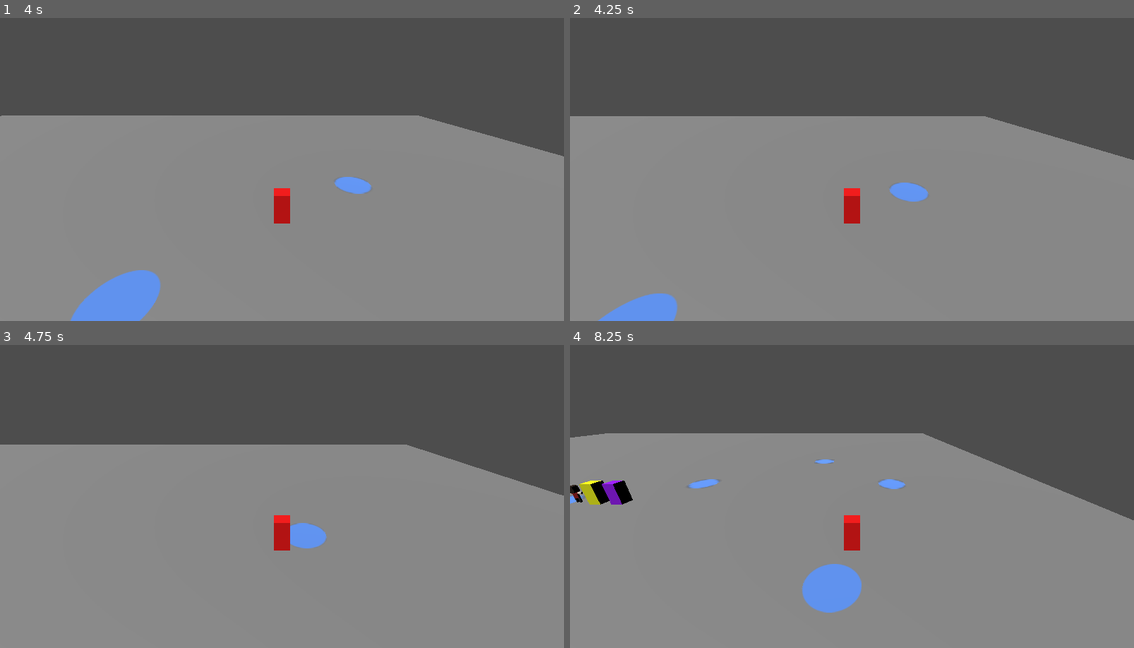
Above: before the commit, frames 1-4 (two rows, left to right).
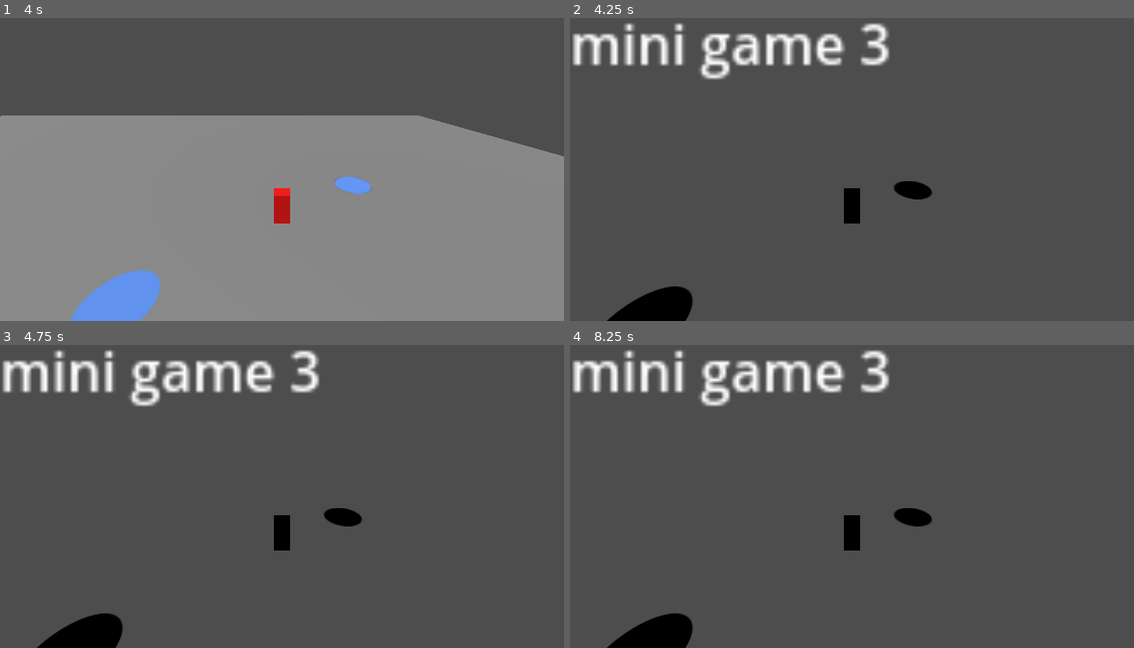
Above: after the commit, the same moments.

Repository: JoaoHenriqueProg/Frenesi-Mania
Game: Godot game, scene res://Scenes/BoardProto/BoardProto.tscn
Two runs of this game, one before a commit and one after it. Both use one fixed random seed, a clock stepped at 60 frames per second and the inputs below.
Inputs:
- Up to frame 1 (4 s): tap Space (jump) at 0.77, 1.52, 3.02, 3.77 s
- Up to frame 2 (4.25 s): tap 1 (DEBUG 1, bound only after the commit) at 4.15 s
- Up to frame 3 (4.75 s): tap Space (jump) at 4.52 s
- Up to frame 4 (8.25 s): tap Space (jump) at 6.02, 6.77, 7.52 s

Frame 1 is identical in both runs. In frame 2, 70% of the frame differs, in the area x 0-100%, y 1-100%; in frame 3, 69%; in frame 4, 70%.

Commit message:
feat: AutoLoad Globals e alternamento entre tabuleiro e minigame

Diff:
--- /dev/null
+++ b/AutoLoads/Globals.gd
@@ -0,0 +1,36 @@
+extends Node
+
+enum States {
+	InMainGame,
+	InMiniGame
+}
+var state = States.InMainGame
+
+func _process(delta: float) -> void:
+	# SÓ PRA DEBUG, TIRAR DEPOIS
+	if state == States.InMiniGame:
+		if Input.is_action_just_pressed("DEBUG 1"):
+			get_parent().get_node("MiniGame").queue_free()
+			get_parent().get_node("MainGame").set_process(true)
+			get_parent().get_node("MainGame").visible = true
+
+			# TODO: esse aqui não dura nem mais dois dias sem quebrar o jogo todo
+			get_parent().get_node("MainGame/Players/Player 1/Camera3D").current = true
+
+			state = States.InMainGame
+
+var minigames = [
+	preload("res://Scenes/Minigames/Example1/MGExample1.tscn"),
+	preload("res://Scenes/Minigames/Example2/MGExample2.tscn"),
+	preload("res://Scenes/Minigames/Example3/MGExample3.tscn")
+]
+
+func start_rand_minigame():
+	var rng = RandomNumberGenerator.new()
+	var new_mg = minigames[rng.randi() % minigames.size()]
+	get_parent().get_node("MainGame").set_process(false)
+	get_parent().get_node("MainGame").visible = false
+	var mg_node = new_mg.instantiate()
+	get_parent().add_child(mg_node)
+
+	state = States.InMiniGame
--- a/Scenes/BoardProto/BoardProto.gd
+++ b/Scenes/BoardProto/BoardProto.gd
@@ -58,6 +58,9 @@
 func _process(delta: float) -> void:
 	global_delta = delta
 
+	if Input.is_action_just_pressed("DEBUG 1"):
+		Globals.start_rand_minigame()
+
 	if board_state == BoardState.WaitingPlayerJump:
 		rotate_dice()
 		if Input.is_action_just_pressed("jump"):
--- /dev/null
+++ b/Scenes/Minigames/Example1/MGExample1.tscn
@@ -0,0 +1,9 @@
+[gd_scene format=3 uid="uid://bnekj0rgau10x"]
+
+[node name="MiniGame" type="Node2D"]
+
+[node name="Label" type="Label" parent="."]
+offset_right = 40.0
+offset_bottom = 23.0
+scale = Vector2(6.92, 6.92)
+text = "mini game 1"
--- /dev/null
+++ b/Scenes/Minigames/Example2/MGExample2.tscn
@@ -0,0 +1,13 @@
+[gd_scene load_steps=2 format=3 uid="uid://cs86cvmncfq6u"]
+
+[sub_resource type="TextMesh" id="TextMesh_arnhr"]
+text = "mini game 2"
+
+[node name="MiniGame" type="Node3D"]
+
+[node name="MeshInstance3D" type="MeshInstance3D" parent="."]
+mesh = SubResource("TextMesh_arnhr")
+
+[node name="Camera3D" type="Camera3D" parent="."]
+transform = Transform3D(1, 0, 0, 0, 1, 0, 0, 0, 1, 0, 0, 1.18571)
+current = true
--- /dev/null
+++ b/Scenes/Minigames/Example3/MGExample3.tscn
@@ -0,0 +1,10 @@
+[gd_scene format=3 uid="uid://bgtqog1l27nlu"]
+
+[node name="MiniGame" type="Node2D"]
+
+[node name="Label" type="Label" parent="."]
+offset_right = 40.0
+offset_bottom = 23.0
+scale = Vector2(6.92, 6.92)
+text = "mini game 3
+"
--- a/project.godot
+++ b/project.godot
@@ -15,6 +15,10 @@
 config/features=PackedStringArray("4.3", "Forward Plus")
 config/icon="res://icon.svg"
 
+[autoload]
+
+Globals="*res://AutoLoads/Globals.gd"
+
 [input]
 
 jump={
@@ -22,3 +26,8 @@
 "events": [Object(InputEventKey,"resource_local_to_scene":false,"resource_name":"","device":-1,"window_id":0,"alt_press …(191 unchanged characters)…
 ]
 }
+"DEBUG 1"={
+"deadzone": 0.5,
+"events": [Object(InputEventKey,"resource_local_to_scene":false,"resource_name":"","device":-1,"window_id":0,"alt_pressed":false,"shift_pressed":false,"ctrl_pressed":false,"meta_pressed":false,"pressed":false,"keycode":0,"physical_keycode":49,"key_label":0,"unicode":49,"location":0,"echo":false,"script":null)
+]
+}
